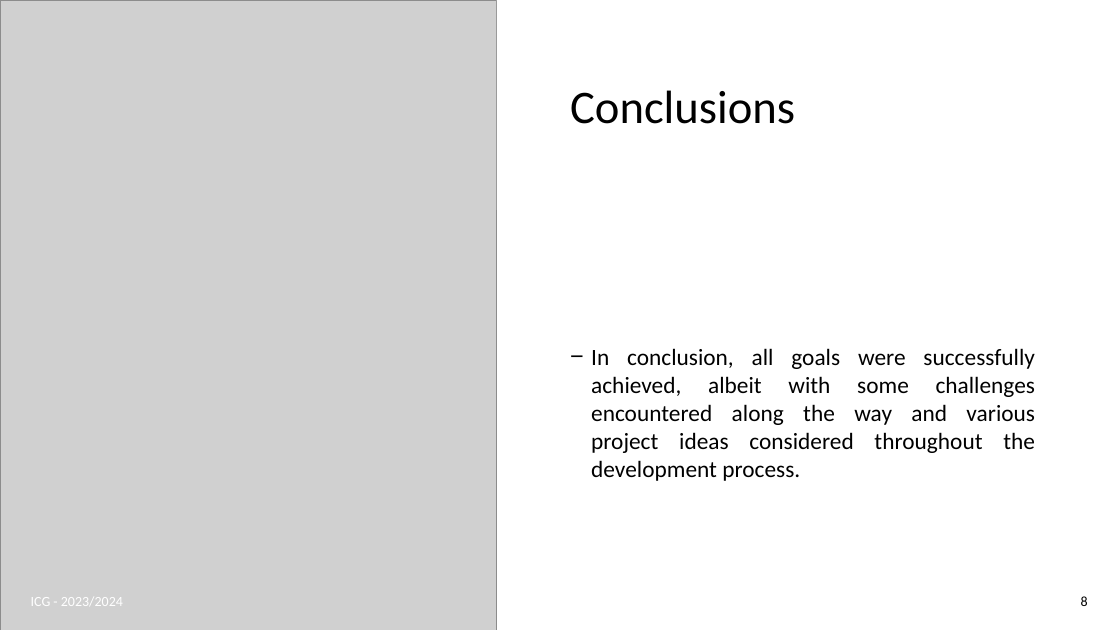
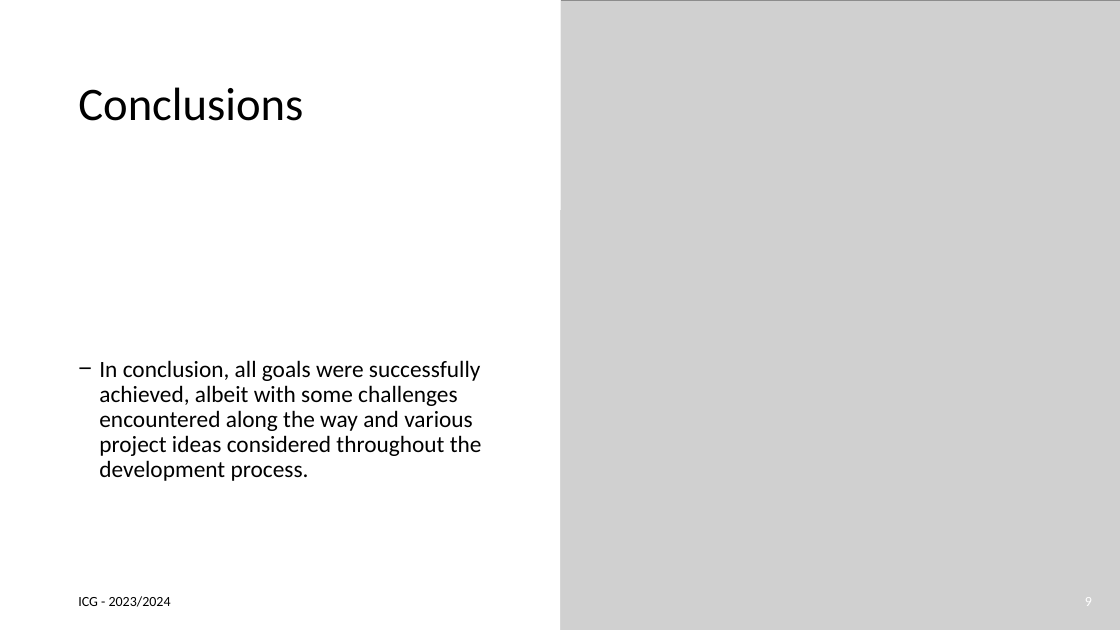
Before and after one commit to joaogasparp/joaogasparp.github.io, a slide deck: slide 9 of docs/icg_final.pptx (slide 8 before the commit). Drawn at 1120x630 pixels with LibreOffice and Linux fonts; fonts in the diff are those of the drawing; grey boxes stand for pictures. Boxes give left, top, right and bottom in pixels: in the first picture for what was removed or moved away, otherwise in the second. Text is boxed around its words. In the diff, an @@ line names an element or a change of style, - is before the commit and + after.

```diff
--- a/docs/icg_final.pptx
+++ b/docs/icg_final.pptx
@@ rectangle: place and size @@
-rectangle at bbox=[497, 0, 1120, 210]
+rectangle at bbox=[0, 0, 560, 210]
@@ rectangle at bbox=[0, 0, 560, 210]: shadow changed @@
@@ rectangle added at bbox=[0, 0, 560, 630], fill #FFFFFF @@
@@ picture: place and size @@
-picture at bbox=[0, 0, 497, 630]
+picture at bbox=[560, 0, 1120, 630]
@@ title "Conclusions": place and size @@
-title "Conclusions" at bbox=[570, 90, 795, 124]
+title "Conclusions" at bbox=[78, 87, 303, 121]
@@ text "In conclusion, all goals were ...": place and size @@
-text "In conclusion, all goals were ..." at bbox=[591, 348, 1036, 481]
+text "In conclusion, all goals were ..." at bbox=[99, 360, 482, 481]
@@ text "In conclusion, all goals were ..." at bbox=[99, 360, 482, 481]: alignment justified to left; line spacing 1 to 0.9 @@
@@ text "ICG - 2023/2024": place and size @@
-text "ICG - 2023/2024" at bbox=[31, 597, 123, 606]
+text "ICG - 2023/2024" at bbox=[78, 596, 171, 607]
@@ text "ICG - 2023/2024" at bbox=[78, 596, 171, 607]: text colour #FFFFFF to #000000 @@
@@ page number at bbox=[1085, 597, 1092, 606]: text changed; text colour #000000 to #FFFFFF @@
-8
+9
```
Also in this commit, not shown: 2 other slides changed, 1 slide added, 2 other files.
